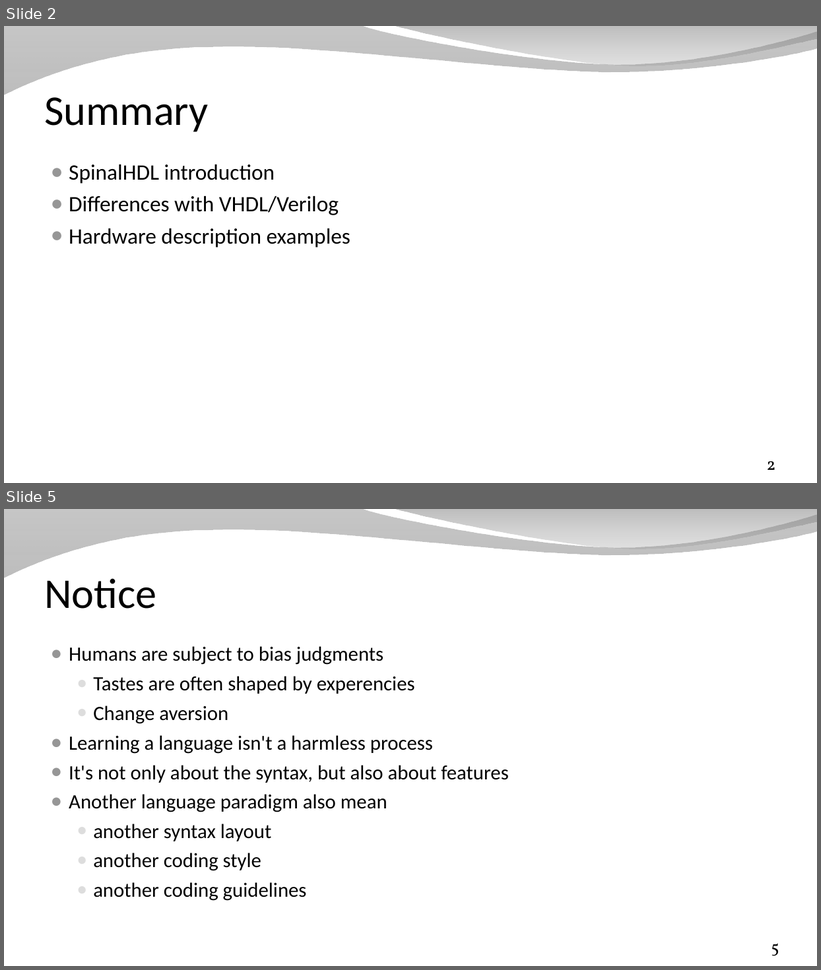
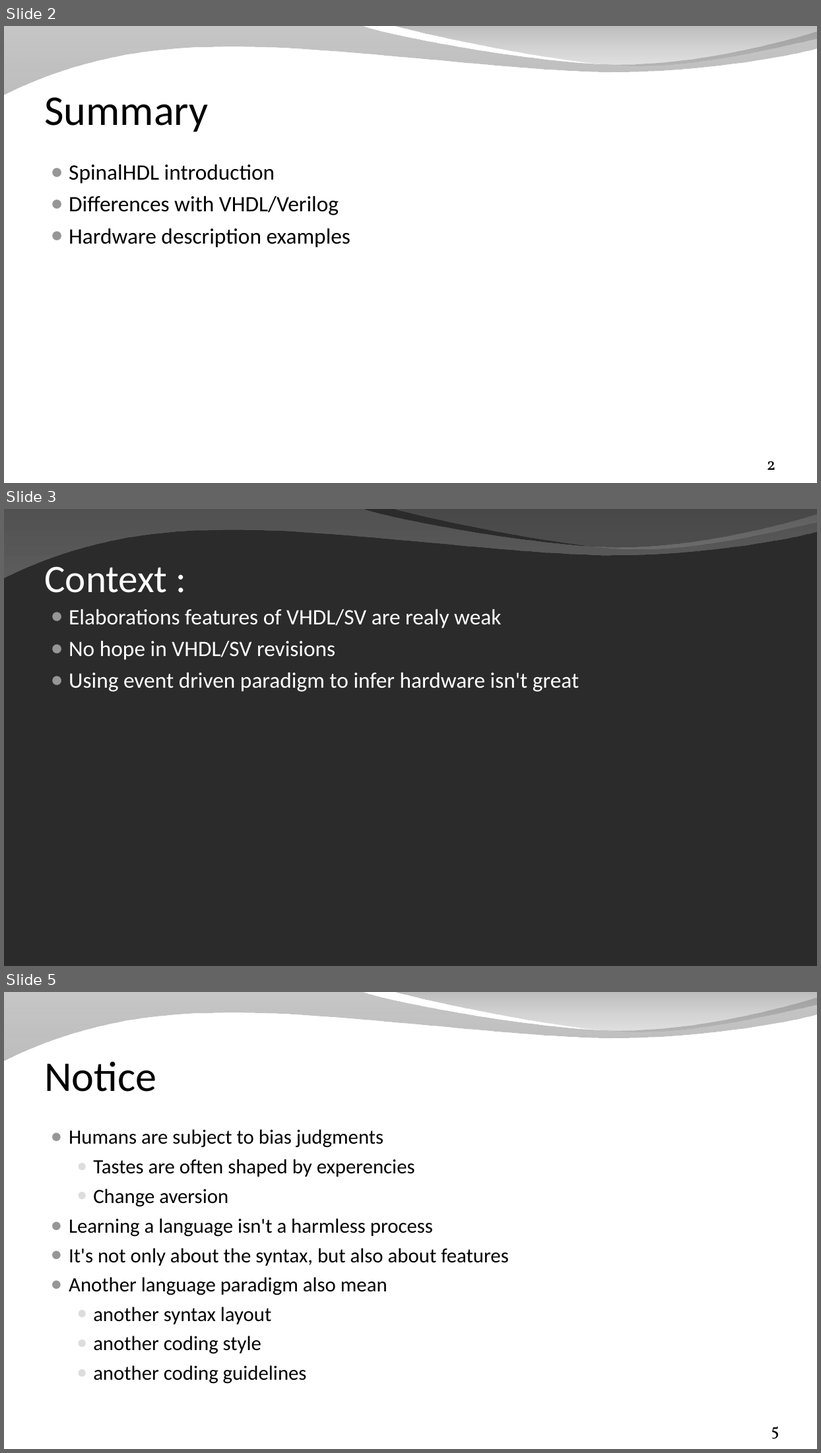
Before and after one commit to SpinalHDL/SpinalDoc, a slide deck: presentation/en/workshop/taste.odp. Shown one above the other, each under a label of ours: slides 2 and 5 before the commit, slides 2, 3 and 5 after it; the slides between them are not shown. The pictures are 821x970 and 821x1453 pixels, drawn with LibreOffice and Linux fonts; fonts in the diff are those of the drawing; background and template pictures are left out; a plain dark background stands for a picture behind light text. Boxes give left, top, right and bottom in pixels: in the first picture for what was removed or moved away, otherwise in the second. Text is boxed around its words. In the diff, an @@ line names an element or a change of style, - is before the commit and + after.

```diff
--- a/presentation/en/workshop/taste.odp
+++ b/presentation/en/workshop/taste.odp
@@ slide 3 added at box(4, 509, 817, 966), background picture (left out); not listed: 2 template elements that a slide beside it also shows @@
@@ title added at box(45, 566, 168, 593), 46 pt, text #FFFFFF @@
+Context :
@@ text added at box(69, 609, 579, 692), 26 pt, text #FFFFFF @@
+● Elaborations features of VHDL/SV are realy weak
+● No hope in VHDL/SV revisions
+● Using event driven paradigm to infer hardware isn't great
```
Also in this commit, not shown: 4 slides changed, 2 other slides added, 1 slide removed, 2 other files.
